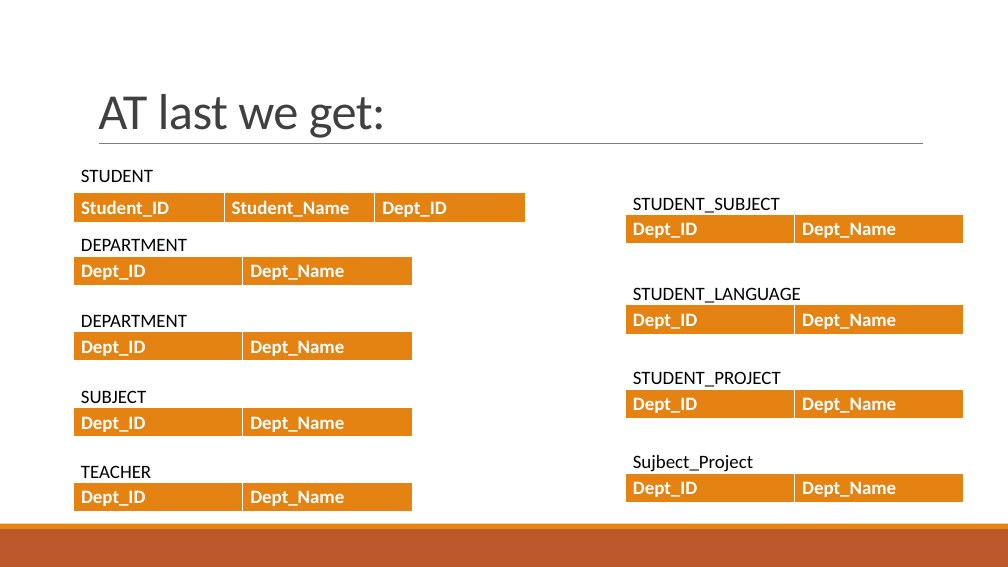
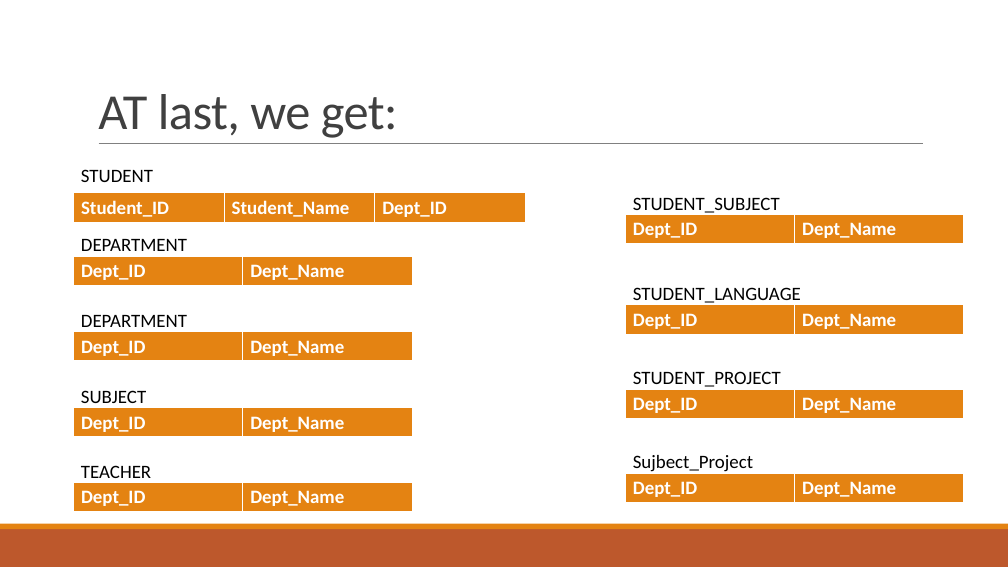
Before and after one commit to GajendraAwasthi/Pokhara-University-BCA-All-Semester-Notes-Codes, a slide deck: slide 81 of BCA 4th Semester/Database Management System/NOTES BY KAPIL/Unit 4 Relational Database Design.pptx (slide 78 before the commit). Drawn at 1008x567 pixels with LibreOffice and Linux fonts; fonts in the diff are those of the drawing. Boxes give left, top, right and bottom in pixels: in the first picture for what was removed or moved away, otherwise in the second. Text is boxed around its words. In the diff, an @@ line names an element or a change of style, - is before the commit and + after.

```diff
--- a/BCA 4th Semester/Database Management System/NOTES BY KAPIL/Unit 4 Relational Database Design.pptx
+++ b/BCA 4th Semester/Database Management System/NOTES BY KAPIL/Unit 4 Relational Database Design.pptx
@@ title at [98,94,398,138]: text changed @@
-AT last we get:
+AT last, we get:
```
Also in this commit, not shown: 4 other slides changed, 13 slides added, 1 slide removed, 3 other files.
